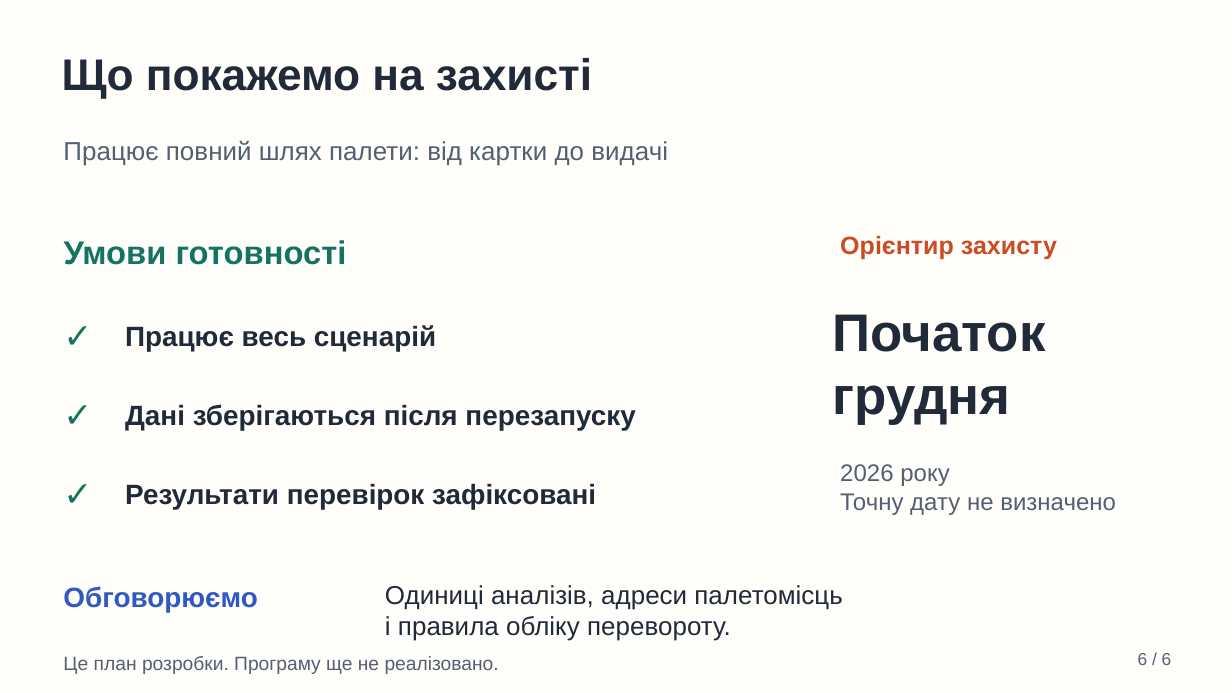
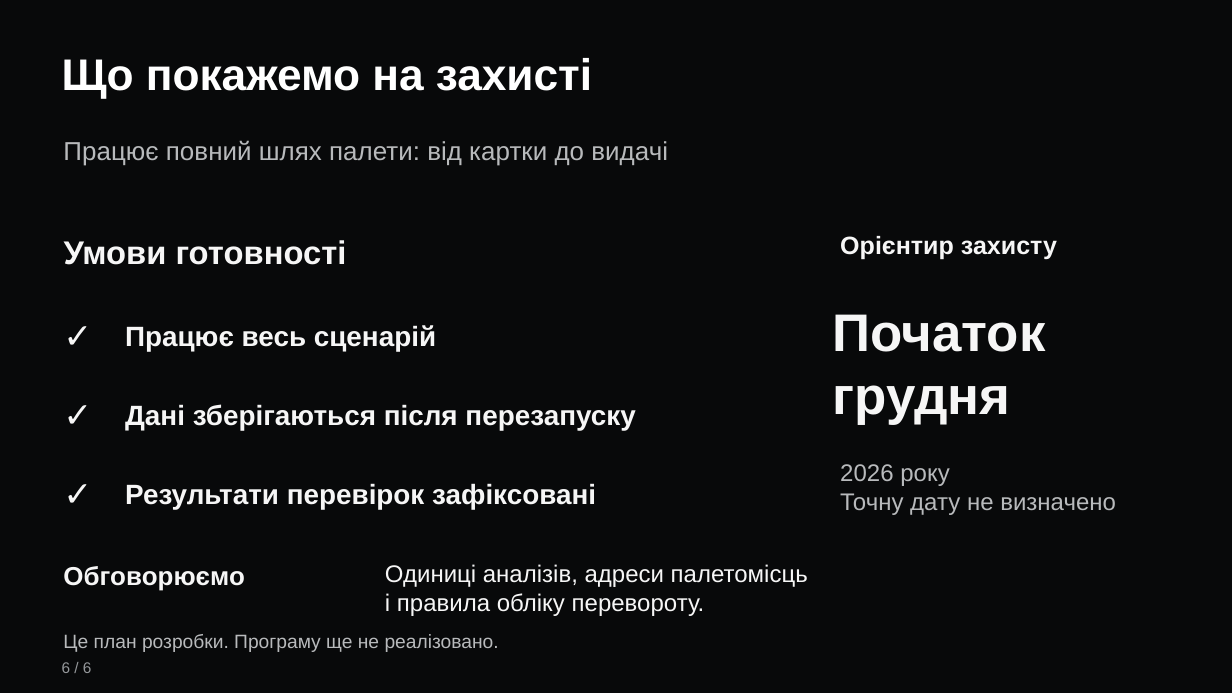
Before and after one commit to olehabram/pallet-warehouse, a slide deck: slide 6 of docs/Iterations_Discussion.pptx. Drawn at 1232x693 pixels with LibreOffice and Linux fonts; fonts in the diff are those of the drawing; background and template pictures are left out. Boxes give left, top, right and bottom in pixels: in the first picture for what was removed or moved away, otherwise in the second. Text is boxed around its words. In the diff, an @@ line names an element or a change of style, - is before the commit and + after.

```diff
--- a/docs/Iterations_Discussion.pptx
+++ b/docs/Iterations_Discussion.pptx
@@ background #FFFEFA to picture (left out) @@
@@ text "Що покажемо на захисті" at bbox=[62, 58, 592, 98]: text colour #202A38 to #FFFFFF @@
@@ text "Орієнтир захисту" at bbox=[840, 236, 1057, 259]: text colour #C94D24 to #F6F6F6 @@
@@ text colour #202A38 to #F6F6F6 in 4 elements at bbox=[125, 325, 436, 351], bbox=[125, 404, 635, 430], bbox=[125, 483, 596, 509], bbox=[833, 314, 1046, 425] @@
@@ text colour #167261 to #F6F6F6 in 4 elements at bbox=[64, 240, 347, 265], bbox=[64, 314, 110, 362], bbox=[64, 393, 110, 441], bbox=[64, 471, 110, 519] @@
@@ text "Обговорюємо": place and size @@
-text "Обговорюємо" at bbox=[63, 586, 257, 612]
+text "Обговорюємо" at bbox=[63, 566, 244, 591]
@@ text "Обговорюємо" at bbox=[63, 566, 244, 591]: size 21.8 to 20.2 pt, text colour #305AC2 to #F6F6F6 @@
@@ text "Одиниці аналізів, адреси палетомісць": place and size @@
-text "Одиниці аналізів, адреси палетомісць" at bbox=[385, 585, 842, 641]
+text "Одиниці аналізів, адреси палетомісць" at bbox=[385, 564, 808, 616]
@@ text "Одиниці аналізів, адреси палетомісць" at bbox=[385, 564, 808, 616]: size 20.2 to 18.8 pt, text colour #202A38 to #F6F6F6 @@
@@ text colour #546071 to #B8BABC in 3 elements at bbox=[63, 140, 668, 166], bbox=[840, 464, 1116, 515], bbox=[63, 634, 499, 652] @@
@@ text "Це план розробки. Програму ще ...": place and size @@
-text "Це план розробки. Програму ще ..." at bbox=[63, 656, 499, 674]
+text "Це план розробки. Програму ще ..." at bbox=[63, 634, 499, 652]
@@ text "6 / 6": place and size @@
-text "6 / 6" at bbox=[1138, 653, 1172, 665]
+text "6 / 6" at bbox=[62, 662, 92, 673]
@@ text "6 / 6" at bbox=[62, 662, 92, 673]: size 13.5 to 12 pt, text colour #546071 to #95989B; alignment right to left @@
```
Also in this commit, not shown: 5 other slides changed.
